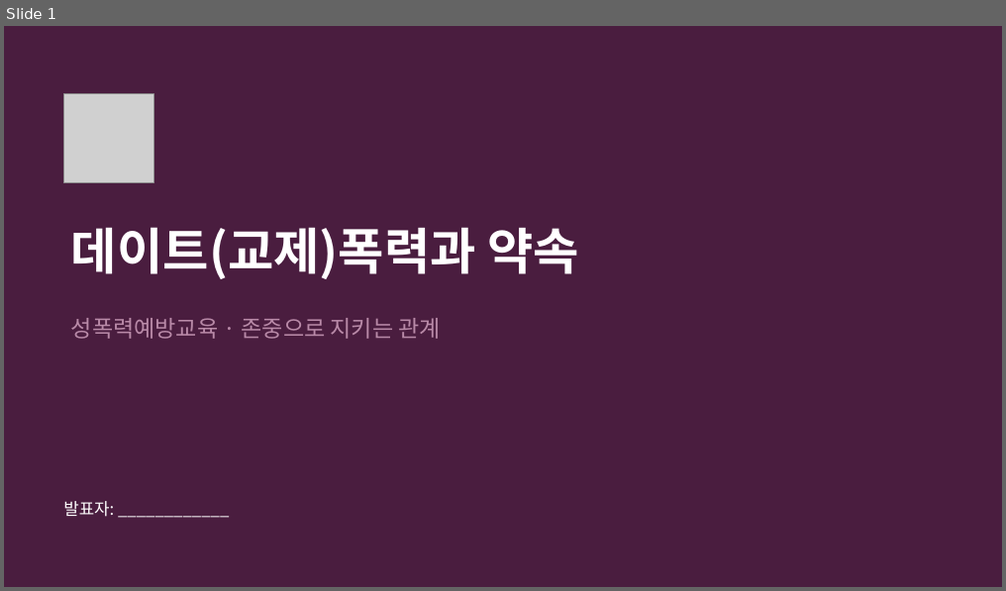
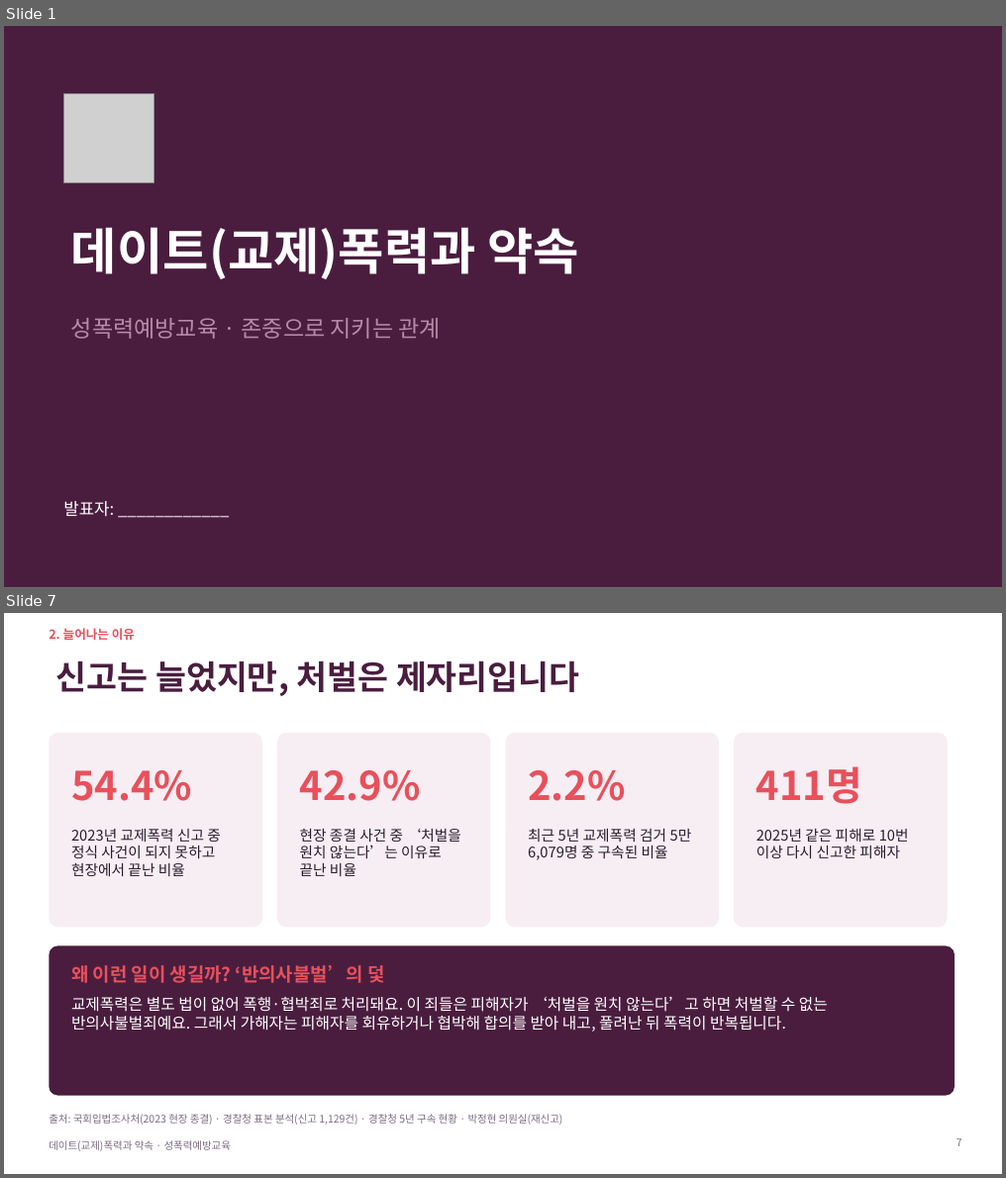
Before and after one commit to ash1234a/security-research-learning, a slide deck: 데이트폭력과_약속.pptx. Shown one above the other, each under a label of ours: slide 1 before the commit, slides 1 and 7 after it; the slides between them are not shown. The pictures are 1006x591 and 1006x1178 pixels, drawn with LibreOffice and Linux fonts; fonts in the diff are those of the drawing; grey boxes stand for pictures. Boxes give left, top, right and bottom in pixels: in the first picture for what was removed or moved away, otherwise in the second. Text is boxed around its words. In the diff, an @@ line names an element or a change of style, - is before the commit and + after.

```diff
--- a/데이트폭력과_약속.pptx
+++ b/데이트폭력과_약속.pptx
@@ slide 7 added at bbox=[4, 613, 1002, 1174], background #FFFFFF @@
@@ text added at bbox=[49, 628, 135, 640], 12 pt, text #E8505B, bold @@
+2. 늘어나는 이유
@@ title added at bbox=[56, 661, 579, 696], 32 pt, text #4A1D3F, bold @@
+신고는 늘었지만, 처벌은 제자리입니다
@@ rounded rectangle added at bbox=[49, 733, 262, 928], fill #F6EEF3 @@
@@ rounded rectangle added at bbox=[277, 733, 491, 928], fill #F6EEF3 @@
@@ rounded rectangle added at bbox=[506, 733, 719, 928], fill #F6EEF3 @@
@@ rounded rectangle added at bbox=[734, 733, 947, 928], fill #F6EEF3 @@
@@ text added at bbox=[71, 770, 192, 801], 38 pt, text #E8505B, bold @@
+54.4%
@@ text added at bbox=[300, 770, 421, 801], 38 pt, text #E8505B, bold @@
+42.9%
@@ text added at bbox=[528, 770, 626, 801], 38 pt, text #E8505B, bold @@
+2.2%
@@ text added at bbox=[756, 766, 862, 804], 38 pt, text #E8505B, bold @@
+411명
@@ text added at bbox=[71, 829, 221, 876], 14 pt, text #2B1B2E @@
+2023년 교제폭력 신고 중 정식 사건이 되지 못하고 현장에서 끝난 비율
@@ text added at bbox=[300, 829, 461, 876], 14 pt, text #2B1B2E @@
+현장 종결 사건 중 ‘처벌을 원치 않는다’는 이유로 끝난 비율
@@ text added at bbox=[528, 829, 692, 861], 14 pt, text #2B1B2E @@
+최근 5년 교제폭력 검거 5만 6,079명 중 구속된 비율
@@ text added at bbox=[756, 829, 909, 859], 14 pt, text #2B1B2E @@
+2025년 같은 피해로 10번 이상 다시 신고한 피해자
@@ rounded rectangle added at bbox=[49, 947, 954, 1096], fill #4A1D3F @@
@@ text added at bbox=[71, 965, 385, 983], 18 pt, text #E8505B, bold @@
+왜 이런 일이 생길까? ‘반의사불벌’의 덫
@@ text added at bbox=[71, 997, 828, 1032], 15 pt, text #FFFFFF @@
+교제폭력은 별도 법이 없어 폭행·협박죄로 처리돼요. 이 죄들은 피해자가 ‘처벌을 원치 않는다’고 하면 처벌할 수 없는 반의사불벌죄예요. 그래서 가해자는 피해자를 회유하거나 협박해 합의를 받아 내고, 풀려난 뒤 폭력이 반복됩니다.
@@ text added at bbox=[49, 1114, 563, 1125], 10 pt, text #7A6C80 @@
+출처: 국회입법조사처(2023 현장 종결) · 경찰청 표본 분석(신고 1,129건) · 경찰청 5년 구속 현황 · 박정현 의원실(재신고)
@@ text added at bbox=[49, 1141, 231, 1152], 10 pt, text #7A6C80 @@
+데이트(교제)폭력과 약속 · 성폭력예방교육
@@ page number added at bbox=[956, 1139, 962, 1147], 10 pt, text #7A6C80 @@
+7
```
Also in this commit, not shown: 18 slides changed, 8 other slides added, 8 slides removed.
